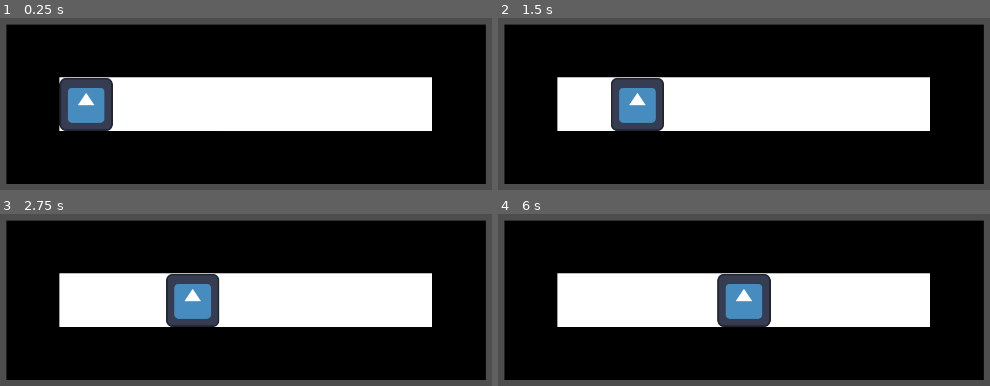
Above: before the commit, frames 1-4 (two rows, left to right).
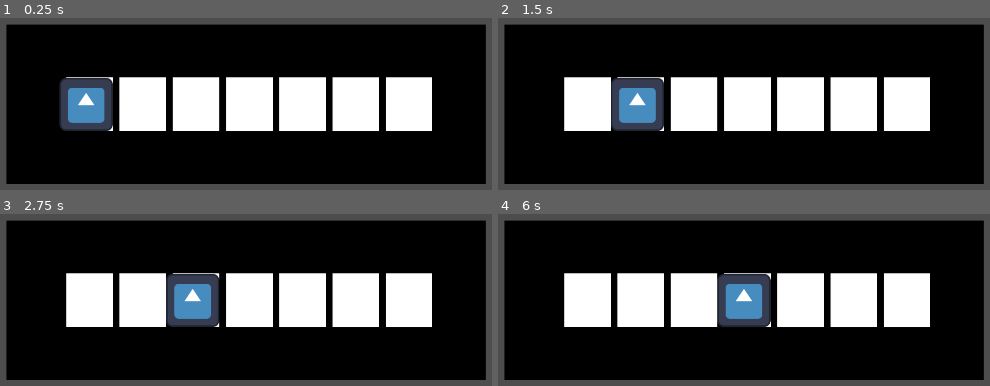
Above: after the commit, the same moments.

Repository: CCantale/MatterOfTime2024
Game: Godot game, scene res://Levels/level_1.tscn
Same seed, same stepped clock (60 frames per second), same inputs: the game is played once before the commit and once after it. The engine's default icon, where the game draws it, is replaced by a stand-in: a white triangle on a blue panel in a dark square.
Inputs:
- Up to frame 1 (0.25 s): no input
- Up to frame 2 (1.5 s): tap Enter at 0.5 s; hold Right (ui_right) 0.53-1.28 s; tap Space at 1.25 s; hold Down (ui_down) from 1.28 s (still down)
- Up to frame 3 (2.75 s): tap Enter at 2 s; release Down (ui_down) at 2.03 s; hold Right (ui_right) from 2.03 s (still down)
- Up to frame 4 (6 s): tap Space at 2.75, 4.25 s; release Right (ui_right) at 2.78 s; hold Up (ui_up) 2.78-3.53 s; tap Enter at 3.5 s; hold Left (ui_left) 3.53-5.03 s; hold Down (ui_down) 5.03-5.78 s; hold Right (ui_right) from 5.78 s (still down)

The runs differ from the first frame. In frame 1, 2.7% of the frame differs, in the area x 11-79%, y 34-66%; in frame 2, 2.8%; in frame 3, 2.8%; in frame 4, 2.8%.

Commit message:
Flip() function
Now Time can flip when stepping on a collectible

Diff:
--- a/Levels/level_1.tscn
+++ b/Levels/level_1.tscn
@@ -83,7 +83,7 @@
 tile_set = SubResource("TileSet_usguo")
 rendering_quadrant_size = 1
 format = 2
-layer_0/tile_data = PackedInt32Array(131074, 196610, 4, 131075, 196610, 4, 131076, 196610, 4, 131077, 196610, 4, 131078, 196610, 4, 131079, 196610, 4, 131080, 196610, 4)
+layer_0/tile_data = PackedInt32Array(131074, 65538, 3, 131075, 65538, 3, 131076, 65538, 3, 131077, 65538, 3, 131078, 65538, 3, 131079, 65538, 3, 131080, 65538, 3)
 layer_1/name = "Obstacles"
 layer_1/tile_data = PackedInt32Array(65537, 196610, 0, 196613, 196610, 0, 196614, 196610, 0, 196615, 196610, 0, 196616, …(288 unchanged characters)…
 
--- a/Time/Time.gd
+++ b/Time/Time.gd
@@ -5,7 +5,8 @@
 
 signal is_moving(position : Vector2, tileLength : int, direction : int)
 
-var sand = 5
+var MAX_SAND = 5
+var sand = MAX_SAND
 
 func _ready():
 	var defaultFrame : Texture2D = $AnimatedSprite2D.sprite_frames.get_frame_texture("default", 0)
@@ -45,3 +46,6 @@
 	self.sand -= 1
 	if (self.sand == 0):
 		get_tree().quit()
+
+func flip():
+	self.sand = MAX_SAND - self.sand
